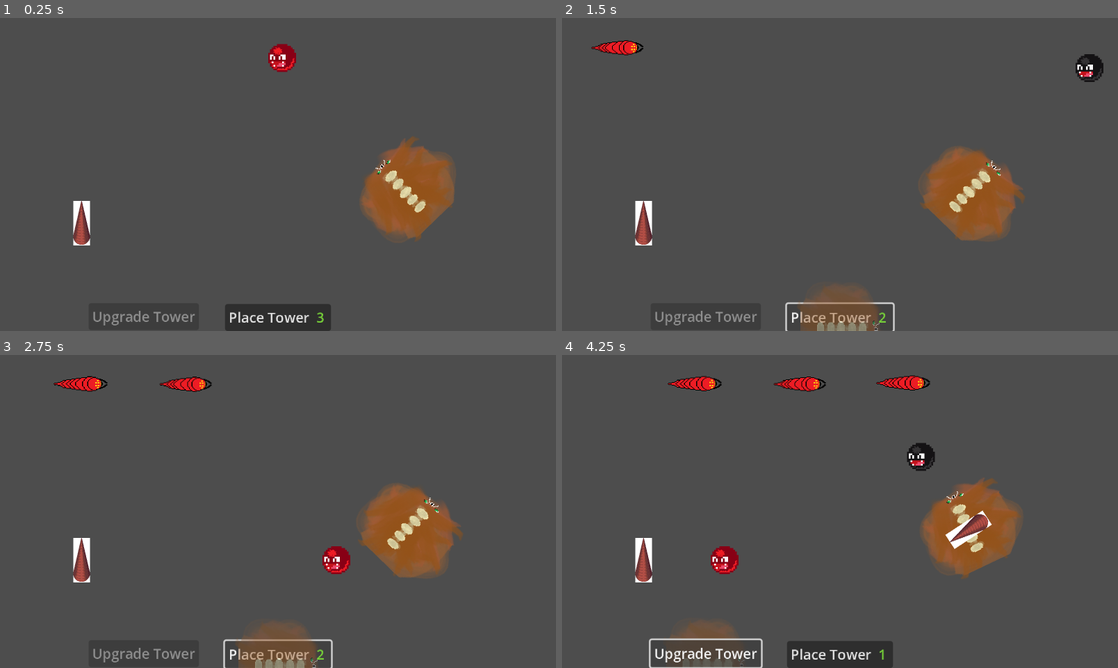
Above: before the commit, frames 1-4 (two rows, left to right).
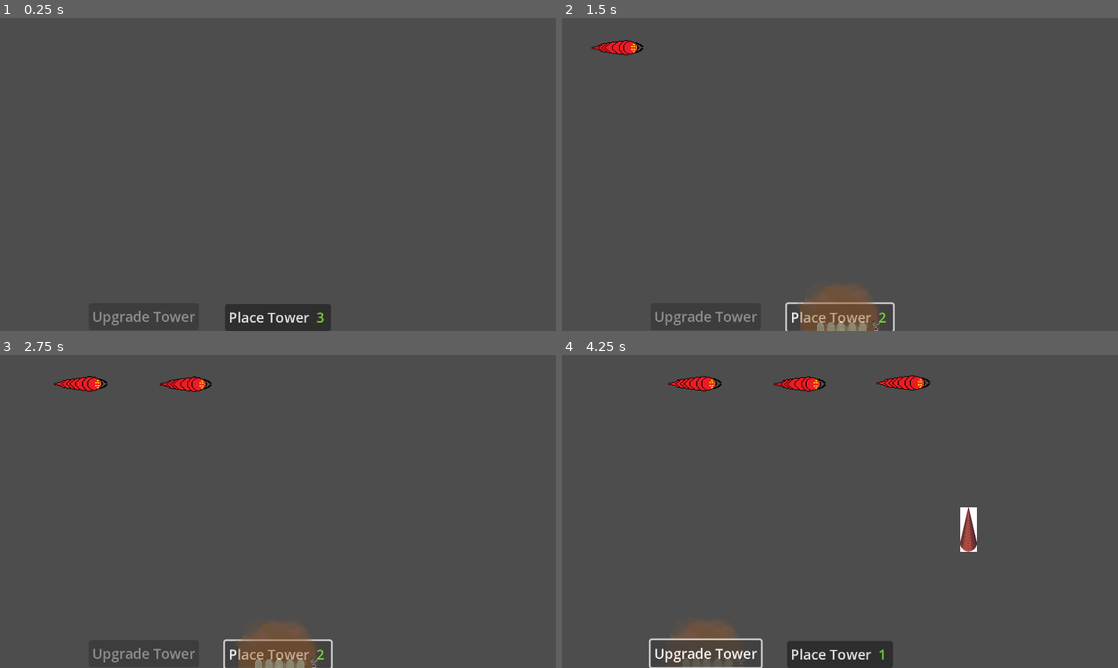
Above: after the commit, the same moments.

Repository: Moonlock/jameGam
Game: Godot game, scene res://thing_jam.tscn
Same seed, same stepped clock (60 frames per second), same inputs: the game is played once before the commit and once after it.
Inputs (mouse positions are in pixels of both pictures, inside the frame that each line leads up to):
- Up to frame 1 (0.25 s): no input
- Up to frame 2 (1.5 s): click "Place Tower" at 0.5 s; click "Place Tower" at 1.25 s
- Up to frame 3 (2.75 s): click "Place Tower" at 2 s
- Up to frame 4 (4.25 s): tap Enter (ui_accept) at 2.75, 3.02 s; move the mouse to (967, 530) at 2.77 s; click (967, 530) at 2.92 s; click "Upgrade Tower" at 3.5 s

The runs differ from the first frame. In frame 1, 4.6% of the frame differs, in the area x 13-82%, y 8-73%; in frame 2, 4.6%; in frame 3, 4.6%; in frame 4, 4.9%, in the area x 13-83%, y 28-73%.
Error in both runs: Invalid access to property or key 'position' on a base object of type 'InputEventKey'. (res://Towers/place_tower_button.gd:39)

Commit message:
Fix things

Diff:
--- a/thing_jam.tscn
+++ b/thing_jam.tscn
@@ -1,18 +1,12 @@
-[gd_scene load_steps=8 format=3 uid="uid://bk1ol31gv4shw"]
+[gd_scene load_steps=5 format=3 uid="uid://bk1ol31gv4shw"]
 
 [ext_resource type="Script" uid="uid://buwvqlafeq20v" path="res://thing_jam.gd" id="1_udhia"]
-[ext_resource type="PackedScene" uid="uid://brpgntw6o4oyo" path="res://Towers/monster_tower.tscn" id="2_y3g1b"]
 [ext_resource type="Script" uid="uid://cjeefxfi8r8xj" path="res://timer.gd" id="3_udhia"]
 [ext_resource type="PackedScene" uid="uid://bo3ewv2iadgxw" path="res://Towers/place_tower_button.tscn" id="4_owrrb"]
-[ext_resource type="PackedScene" uid="uid://b83urakk70eey" path="res://fire_bullet.tscn" id="5_hdifc"]
 [ext_resource type="Script" uid="uid://5ld4n0xdiwso" path="res://upgrade_tower_button.gd" id="6_8lc4r"]
-[ext_resource type="PackedScene" uid="uid://bnu0biigwvcgi" path="res://fire_tower.tscn" id="6_hdifc"]
 
 [node name="thingJam" type="Node2D"]
 script = ExtResource("1_udhia")
-
-[node name="MonsterTower" parent="." instance=ExtResource("2_y3g1b")]
-position = Vector2(468, 201)
 
 [node name="Timer" type="Timer" parent="."]
 autostart = true
@@ -21,9 +15,6 @@
 [node name="NextPhaseTimer" type="Timer" parent="Timer"]
 wait_time = 5.0
 one_shot = true
-
-[node name="FireBullet" parent="." instance=ExtResource("5_hdifc")]
-position = Vector2(225, 46)
 
 [node name="CanvasLayer" type="CanvasLayer" parent="."]
 
@@ -45,9 +36,6 @@
 text = "Upgrade Tower"
 script = ExtResource("6_8lc4r")
 
-[node name="FireTower" parent="." instance=ExtResource("6_hdifc")]
-position = Vector2(94, 236)
-
 [connection signal="timeout" from="Timer" to="Timer" method="_on_timer_timeout"]
 [connection signal="timeout" from="Timer/NextPhaseTimer" to="Timer" method="_on_next_phase_timer_timeout"]
 [connection signal="pressed" from="CanvasLayer/UpgradeTowerButton" to="CanvasLayer/UpgradeTowerButton" method="_on_pressed"]
Binary file added: sprites/base.png
